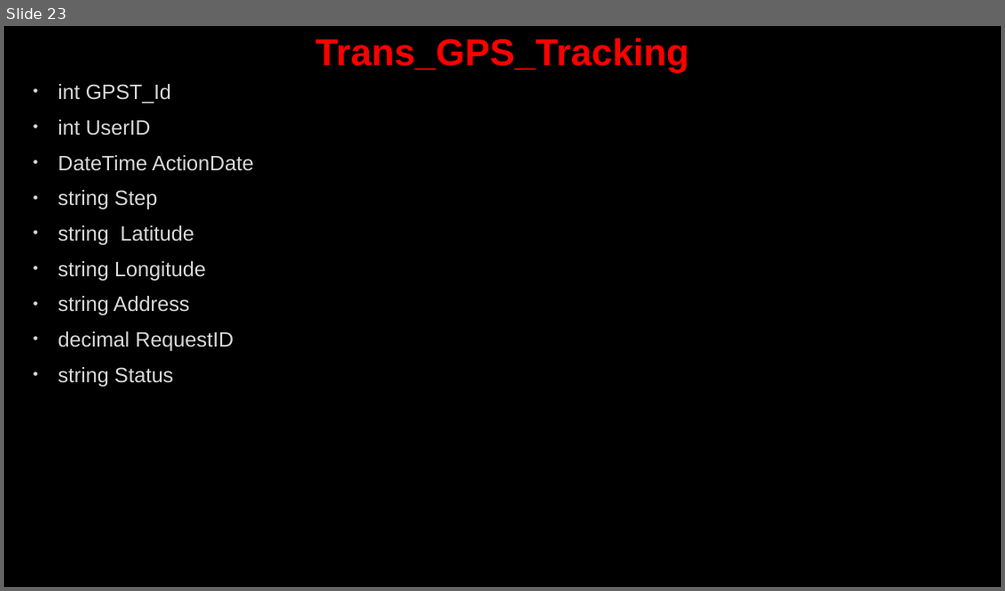
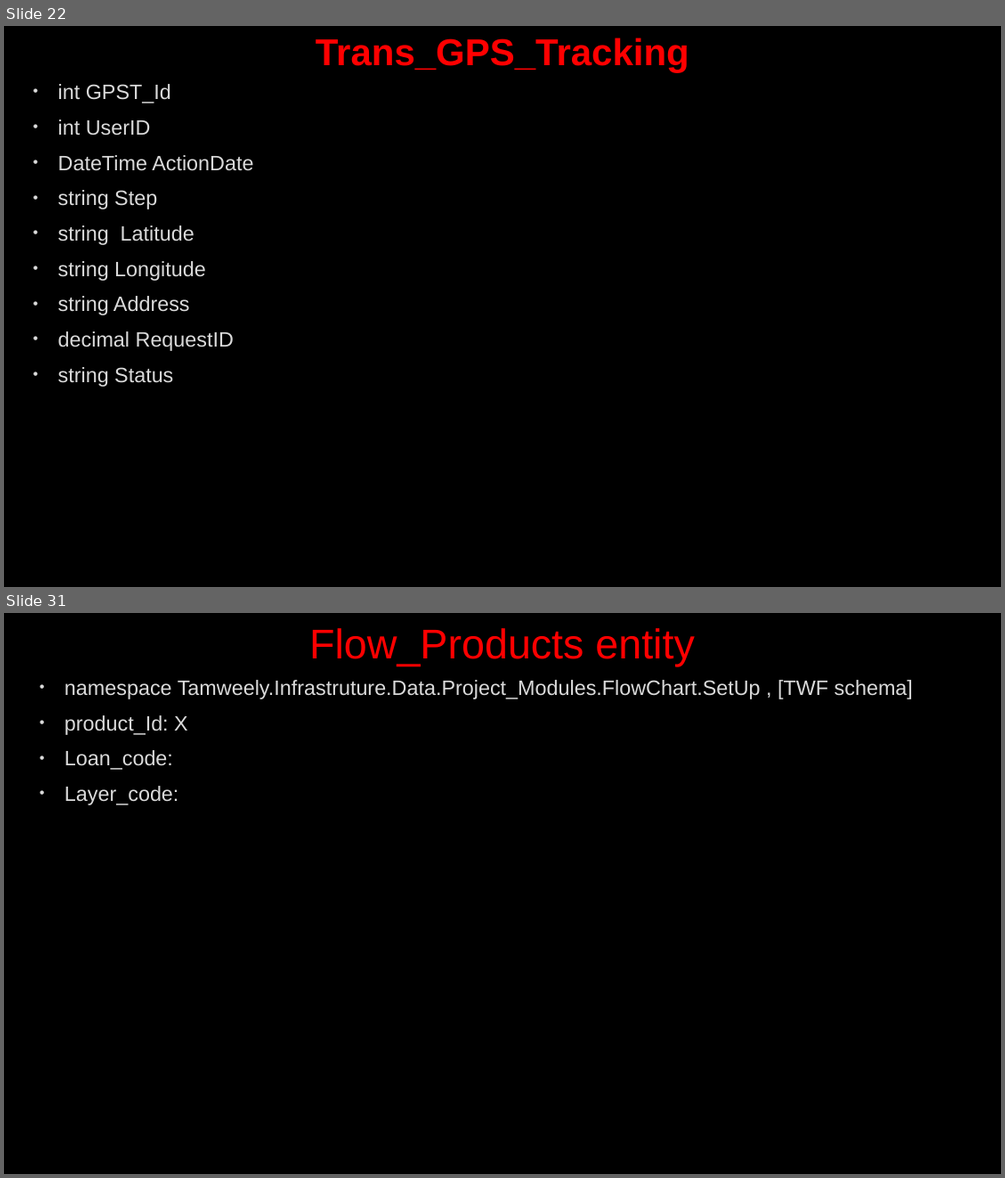
Before and after one commit to AhmedMohamedSamir1/Summary, a slide deck: Dot Net/Business.pptx. Shown one above the other, each under a label of ours: slide 23 before the commit, slides 22 and 31 after it; the slides between them are not shown. The pictures are 1005x591 and 1005x1178 pixels, drawn with LibreOffice and Linux fonts; fonts in the diff are those of the drawing; background and template pictures are left out. Boxes give left, top, right and bottom in pixels: in the first picture for what was removed or moved away, otherwise in the second. Text is boxed around its words. In the diff, an @@ line names an element or a change of style, - is before the commit and + after.

```diff
--- a/Dot Net/Business.pptx
+++ b/Dot Net/Business.pptx
@@ slide 31 added at (4, 613, 1001, 1174), background picture (left out) @@
@@ title added at (309, 628, 694, 666), 40 pt, text #FF0000 @@
+Flow_Products entity
@@ text added at (65, 680, 913, 805), 20 pt, text #DADADA @@
+• namespace Tamweely.Infrastruture.Data.Project_Modules.FlowChart.SetUp , [TWF schema]
+• product_Id: X
+• Loan_code:
+• Layer_code:
@@ what was slide 23 is now slide 22 @@
```
Also in this commit, not shown: 3 slides changed, 9 other slides added, 3 other files.
